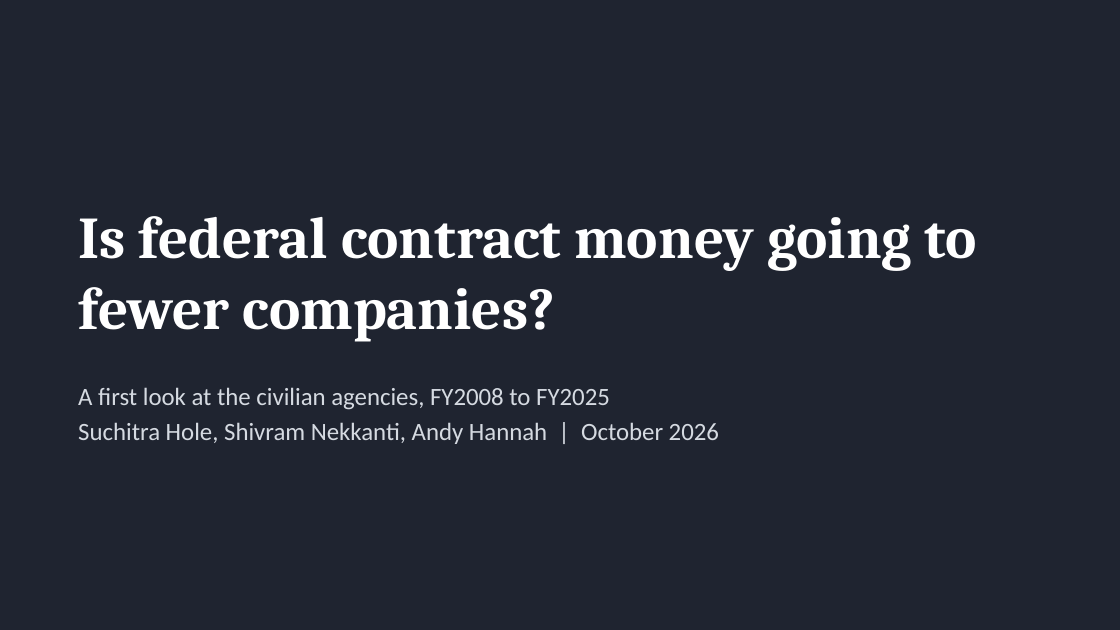
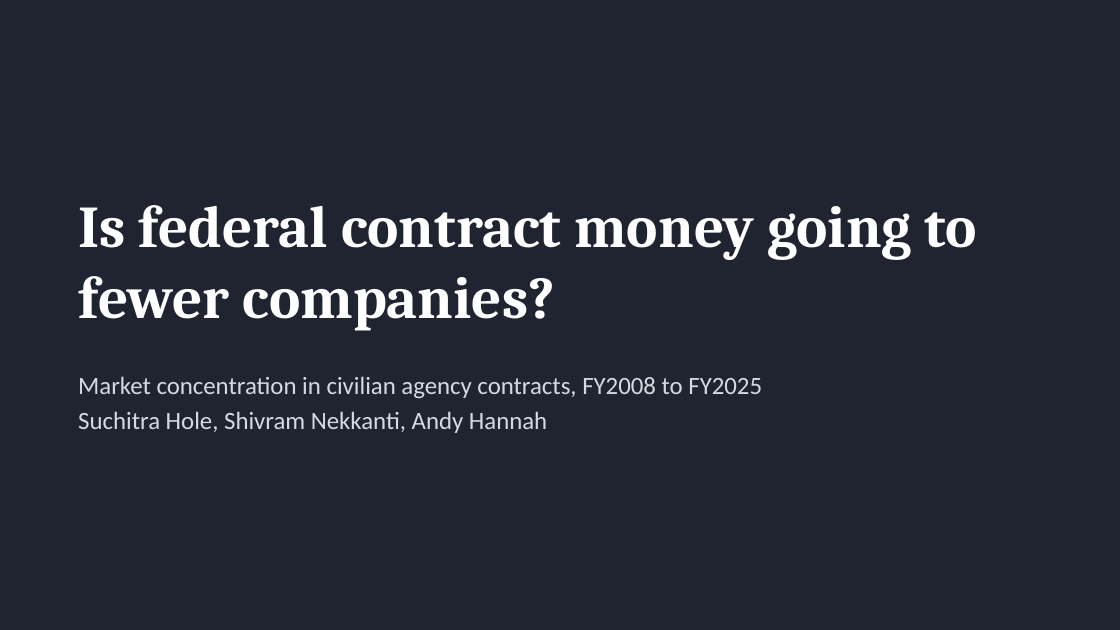
Before and after one commit to abh5227/federal-contracting-concentration, a slide deck: slide 1 of reports/eda/eda_presentation.pptx. Drawn at 1120x630 pixels with LibreOffice and Linux fonts; fonts in the diff are those of the drawing. Boxes give left, top, right and bottom in pixels: in the first picture for what was removed or moved away, otherwise in the second. Text is boxed around its words. In the diff, an @@ line names an element or a change of style, - is before the commit and + after.

Commit message:
Rebuild the deck around the reviewers' feedback
Sixteen short slides, each with one visual and one plain-language line, every
chart numbered and captioned with axis titles (17 figures):

- What concentration is and why it matters: prices over time, dependence on
  one supplier, fewer bidders next time, resilience.
- The question and scope, the data, and the four processing steps.
- Before and after cleaning: the $13.9B Emerson entry makes one company look
  like 65% of a 1,039-company market (HHI 4,282, against 167 after).
- The segment, the HHI scale, and the HHI worked through company by company on
  VA managed healthcare (9,680).
- Finding 1: the civilian rise beats chance, and without Veterans Affairs it
  is flat. Finding 2: VA adds 11.6 of the 7.2-point rise. Finding 3: the six
  largest concentrated civilian markets, with the companies named. Finding 4:
  the VA policy record (MISSION Act, competed network contracts). Finding 5:
  concentrated money was competed as often as the rest.
- The rising rule checked against shuffled years, and next steps.

The data decisions backup explains each rule in plain words. New tables:
hhi_worked_example.csv and trend_civilian_series.csv.

```diff
--- a/reports/eda/eda_presentation.pptx
+++ b/reports/eda/eda_presentation.pptx
@@ title "Is federal contract money going ...": place and size @@
-title "Is federal contract money going ..." at <box>78,216,977,342</box>
+title "Is federal contract money going ..." at <box>78,205,977,331</box>
@@ text at <box>78,376,762,433</box>: text changed @@
-A first look at the civilian agencies, FY2008 to FY2025
-Suchitra Hole, Shivram Nekkanti, Andy Hannah | October 2026
+Market concentration in civilian agency contracts, FY2008 to FY2025
+Suchitra Hole, Shivram Nekkanti, Andy Hannah
```
Also in this commit, not shown: 11 other slides changed, 9 slides added, 3 slides removed, 7 other files.
